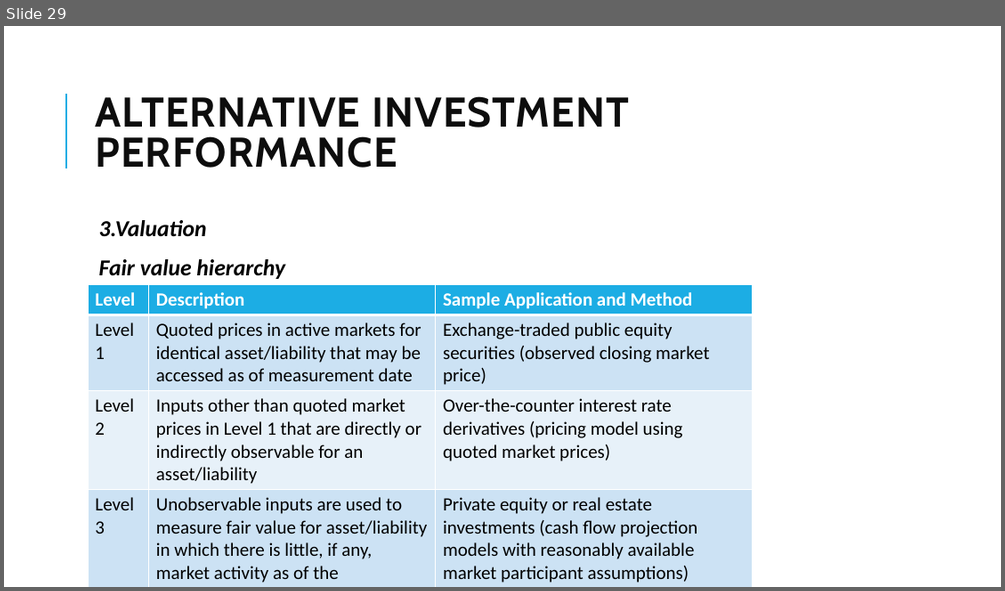
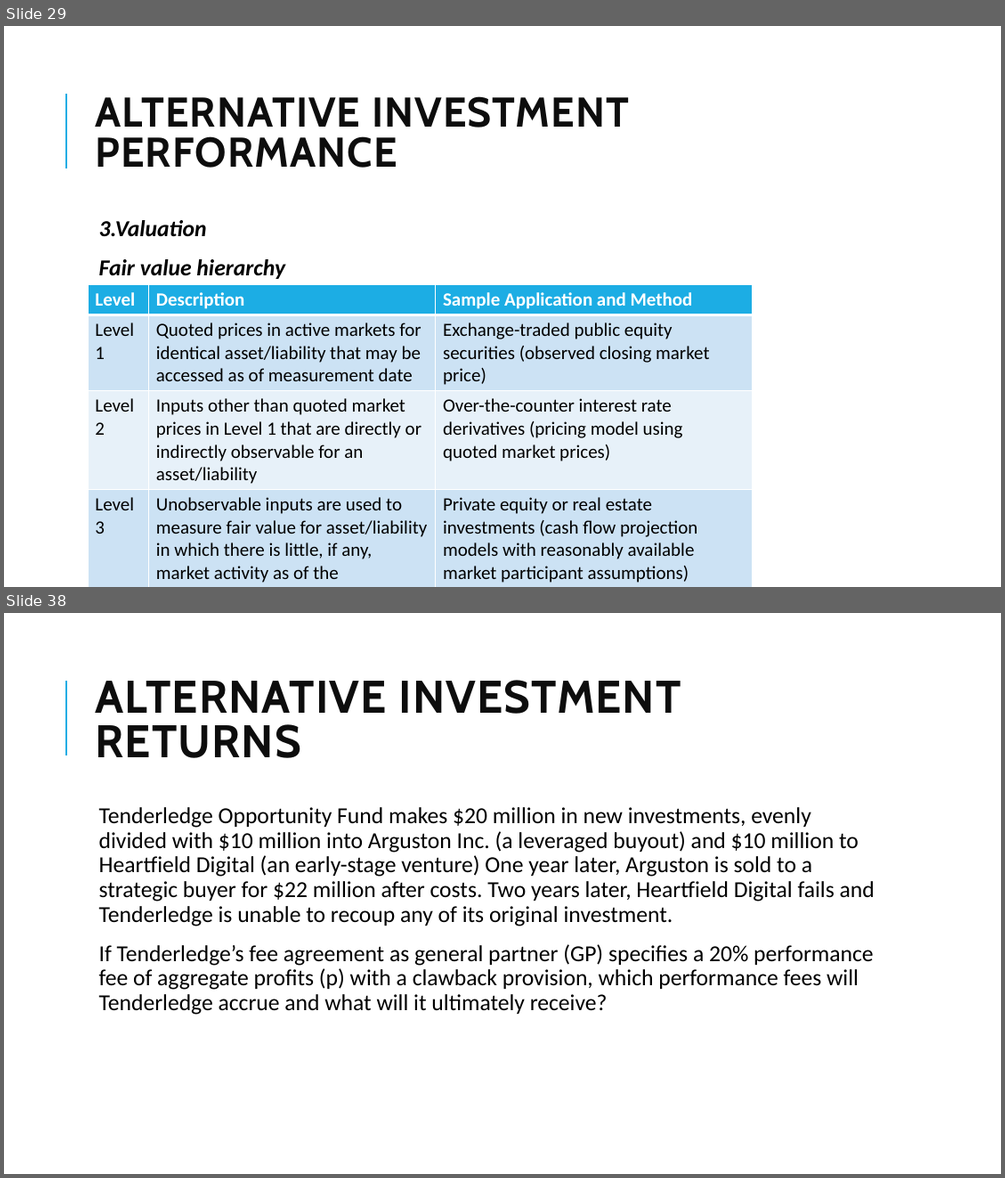
Before and after one commit to Isco0530/data, a slide deck: 2024Alternative.pptx. Shown one above the other, each under a label of ours: slide 29 before the commit, slides 29 and 38 after it; the slides between them are not shown. The pictures are 1005x591 and 1005x1178 pixels, drawn with LibreOffice and Linux fonts; fonts in the diff are those of the drawing. Boxes give left, top, right and bottom in pixels: in the first picture for what was removed or moved away, otherwise in the second. Text is boxed around its words. In the diff, an @@ line names an element or a change of style, - is before the commit and + after.

```diff
--- a/2024Alternative.pptx
+++ b/2024Alternative.pptx
@@ slide 38 added at (4, 613, 1001, 1174), background #FFFFFF; not listed: 1 template element that a slide beside it also shows @@
@@ title added at (95, 680, 680, 758), 44 pt, text #0D0D0D, bold @@
+ALTERNATIVE INVESTMENT RETURNS
@@ text added at (99, 807, 874, 1014), 22 pt, text #000000 @@
+  Tenderledge Opportunity Fund makes $20 million in new investments, evenly divided with $10 million into Arguston Inc. (a leveraged buyout) and $10 million to Heartfield Digital (an early-stage venture) One year later, Arguston is sold to a strategic buyer for $22 million after costs. Two years later, Heartfield Digital fails and Tenderledge is unable to recoup any of its original investment.
+  If Tenderledge’s fee agreement as general partner (GP) specifies a 20% performance fee of aggregate profits (p) with a clawback provision, which performance fees will Tenderledge accrue and what will it ultimately receive?
```
Also in this commit, not shown: 1 slide changed, 10 other slides added.
